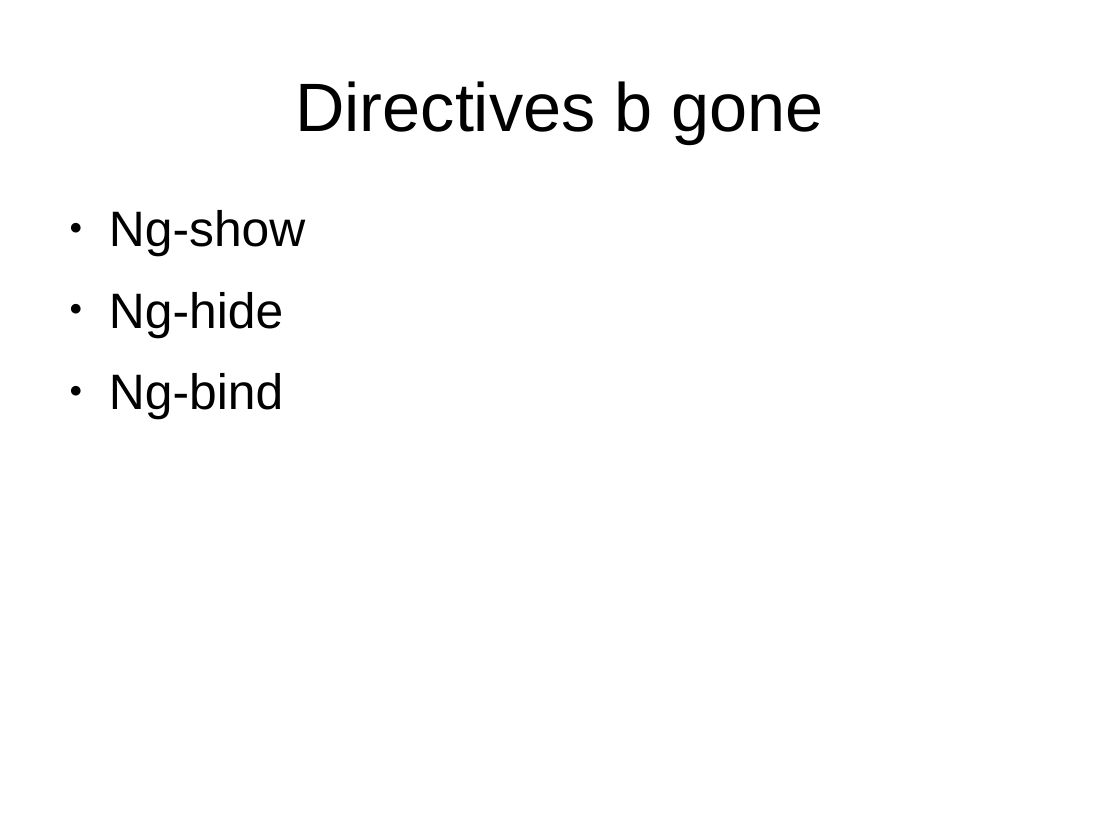
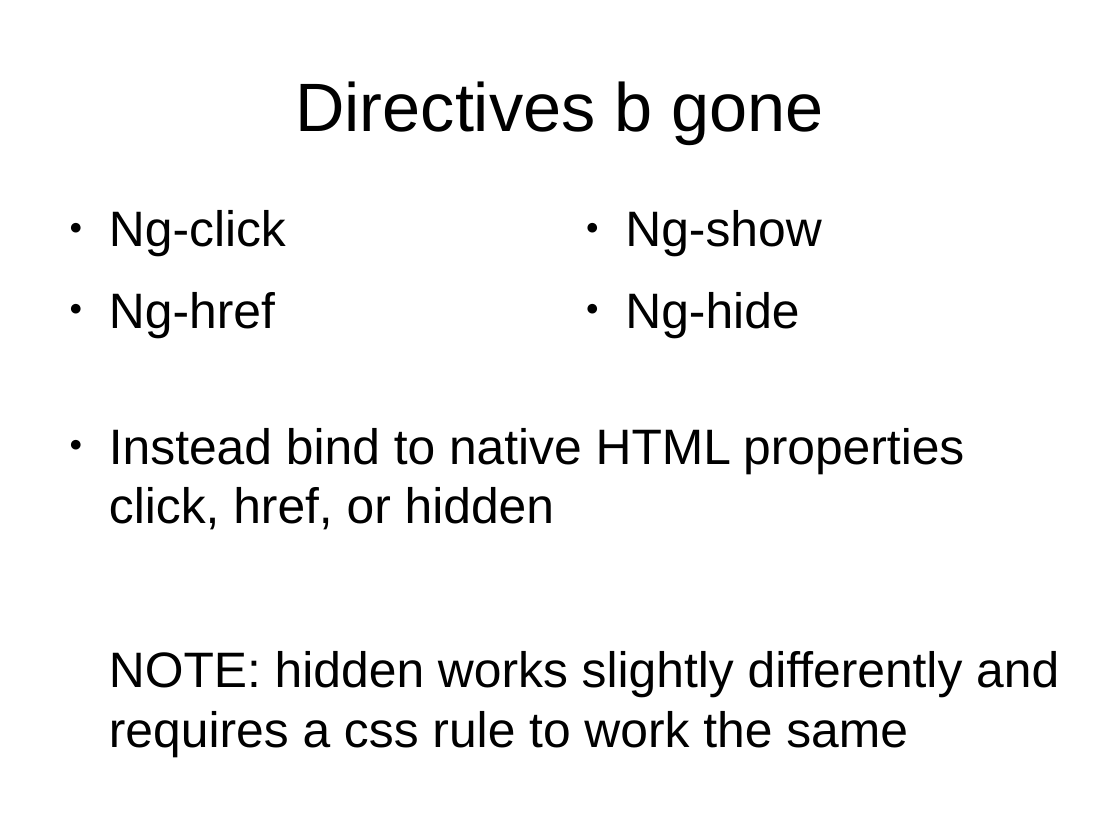
Before and after one commit to trognus/devcon2016, a slide deck: slide 4 of devconNg2.odp. Drawn at 1120x840 pixels with LibreOffice and Linux fonts; fonts in the diff are those of the drawing. Boxes give left, top, right and bottom in pixels: in the first picture for what was removed or moved away, otherwise in the second. Text is boxed around its words. In the diff, an @@ line names an element or a change of style, - is before the commit and + after.

Commit message:
update

```diff
--- a/devconNg2.odp
+++ b/devconNg2.odp
@@ text "Ng-show": place and size @@
-text "Ng-show" at box(109, 210, 305, 420)
+text "Ng-show" at box(625, 210, 821, 338)
@@ text added at box(109, 210, 286, 338), 32 pt, text #000000 @@
+● Ng-click
+● Ng-href
@@ text at box(109, 373, 283, 420): paragraph removed @@
-● Ng-bind
@@ text added at box(109, 428, 1059, 757), 32 pt, text #000000 @@
+● Instead bind to native HTML properties click, href, or hidden
+NOTE: hidden works slightly differently and requires a css rule to work the same
```
Also in this commit, not shown: 3 other slides changed, 3 slides added.
